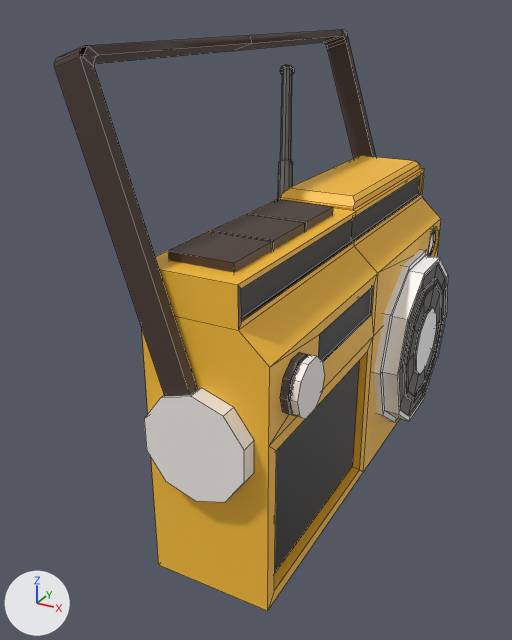
Before and after pictures for a commit that changed the FBX model Assets/Art/Models/Props/UselessItems/Radio/Radio.fbx.
One viewpoint serves both versions: a 50 mm lens placed at (0.923, -1.967, 1.469), pointed at (-0.094, -0.119, 0.545). Every picture has the same lights, and +X, +Y and +Z are marked at lower left. Mesh edges are drawn as thin lines. Where no turn or scale is listed for an object, it has been applied to the vertices. Vertices at the same position are counted once.
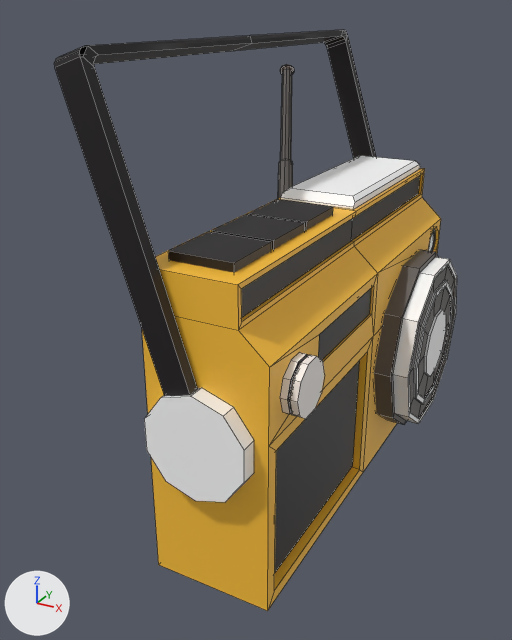
Where the newer file only moved an object's origin or applied its transform, the numbers keep the older frame.

The change, as a diff of the scene's bpy script:
```diff
--- a/Assets/Art/Models/Props/UselessItems/Radio/Radio.fbx.py
+++ b/Assets/Art/Models/Props/UselessItems/Radio/Radio.fbx.py
@@ me_plane @@
 # used by ob_plane; location = (0.0, 0.0, 0.0)
-me_plane.from_pydata(...)  # 536 vertices, 457 faces; spans x -0.41..0.35, y -0.75..0.75, z 0.0..1.4
+me_plane.from_pydata(...)  # 536 vertices, 457 faces; spans x -0.41..0.38, y -0.75..0.75, z 0.0..1.4
+# me_plane part 1: the loose piece of 140 vertices spanning x 0.22..0.35, y 0.03..0.67, z 0.07..0.68 is moved by (0.04, 0.0, 0.0)
+# me_plane part 2: 456 kept faces spanning x -0.41..0.38, y -0.75..0.75, z 0.0..1.4 get new texture (UV) coordinates
 me_plane.materials.append(mat_material)
```

What differs and where, as boxes (x1, y1, x2, y2) in the pictures (512 x 640 px; the box of a moved part takes in the faces that stretch with it):
'Plane', reshaped
    before: (54, 30, 448, 611)
    after: (54, 30, 457, 611)
part 1 of me_plane, moved or reshaped
    before: (374, 250, 448, 422)
    after: (374, 250, 457, 425)
part 2 of me_plane, surface changed
    both: (54, 30, 438, 550)
